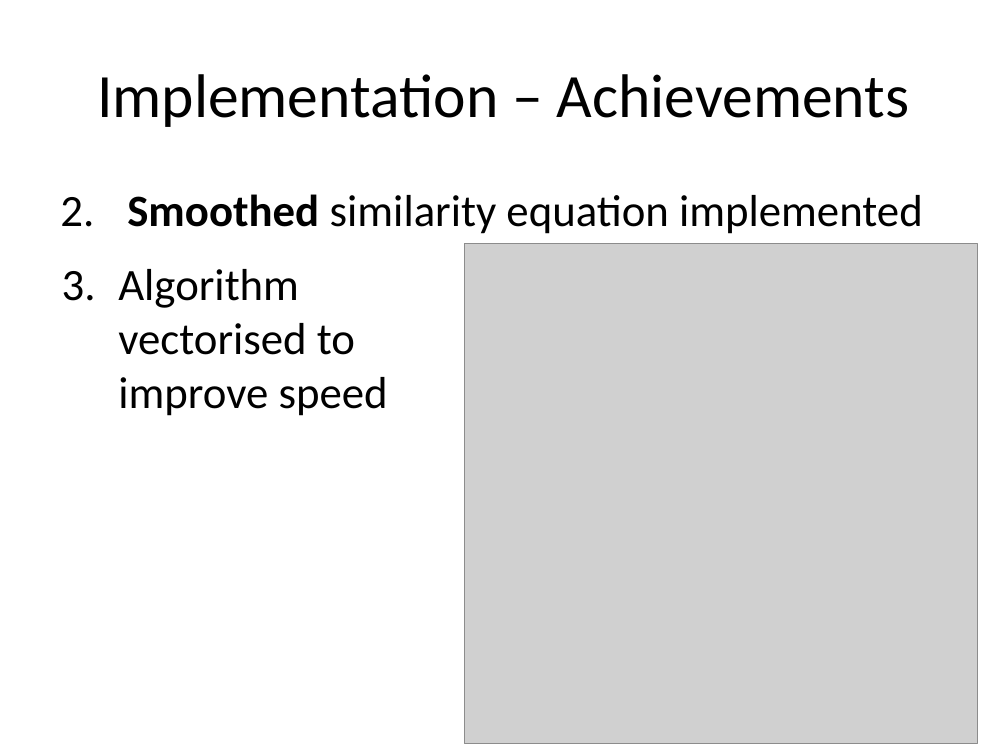
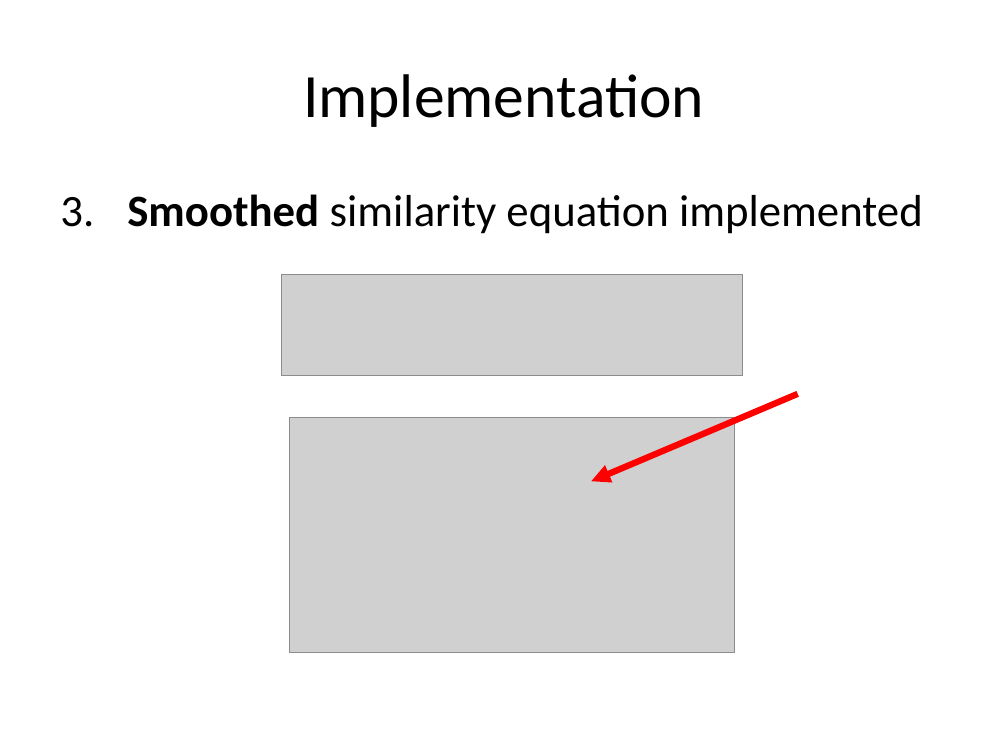
Before and after one commit to michaelwh/susanedge, a slide deck: slide 18 of susanedge-presentation.pptx (slide 13 before the commit). Drawn at 1008x756 pixels with LibreOffice and Linux fonts; fonts in the diff are those of the drawing; grey boxes stand for pictures. Boxes give left, top, right and bottom in pixels: in the first picture for what was removed or moved away, otherwise in the second. Text is boxed around its words. In the diff, an @@ line names an element or a change of style, - is before the commit and + after.

```diff
--- a/susanedge-presentation.pptx
+++ b/susanedge-presentation.pptx
@@ title at (303, 74, 704, 127): text changed @@
-Implementation – Achievements
+Implementation
@@ text removed at (118, 269, 388, 416) @@
-3. Algorithm vectorised to improve speed
@@ picture removed at (465, 243, 978, 744) @@
@@ picture added at (282, 275, 743, 376) @@
@@ picture added at (289, 417, 735, 652) @@
@@ arrow added from (797, 394) to (592, 481), #FF0000 4.5 pt @@
```
Also in this commit, not shown: 7 other slides changed, 14 slides added, 2 slides removed.
